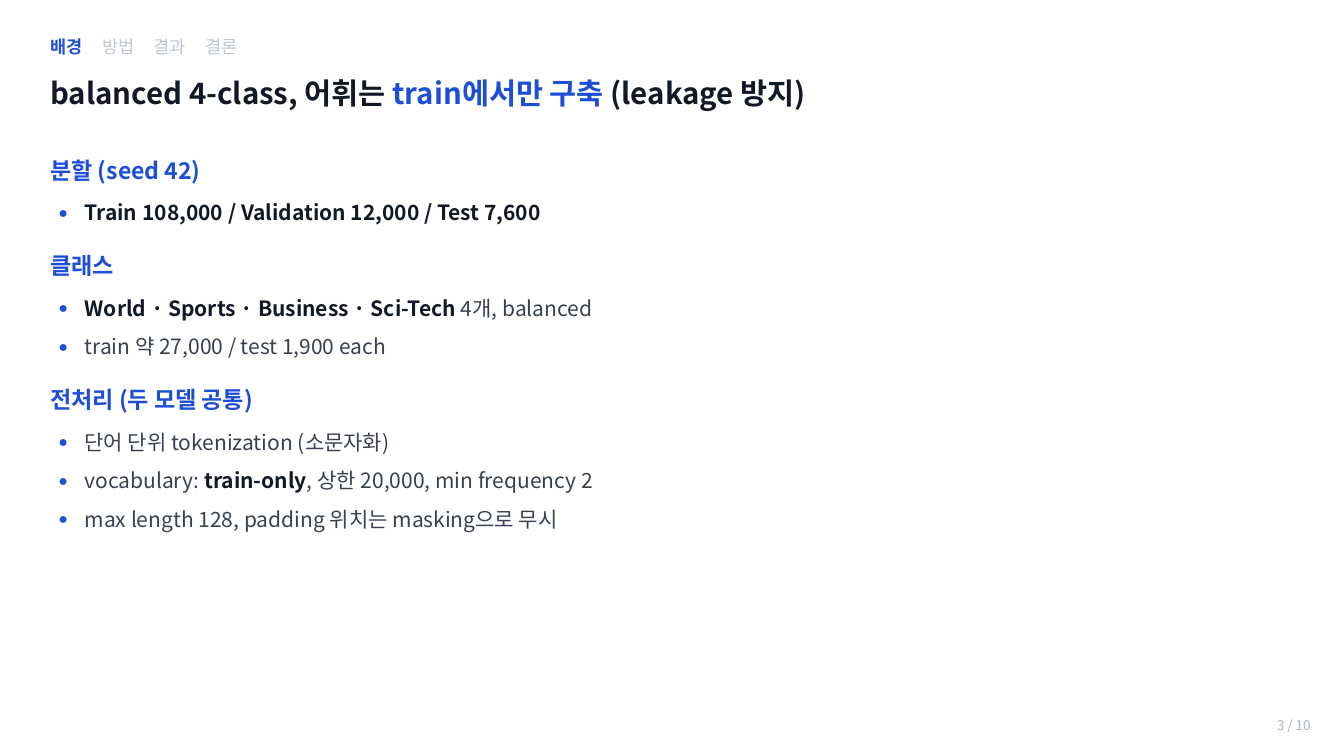
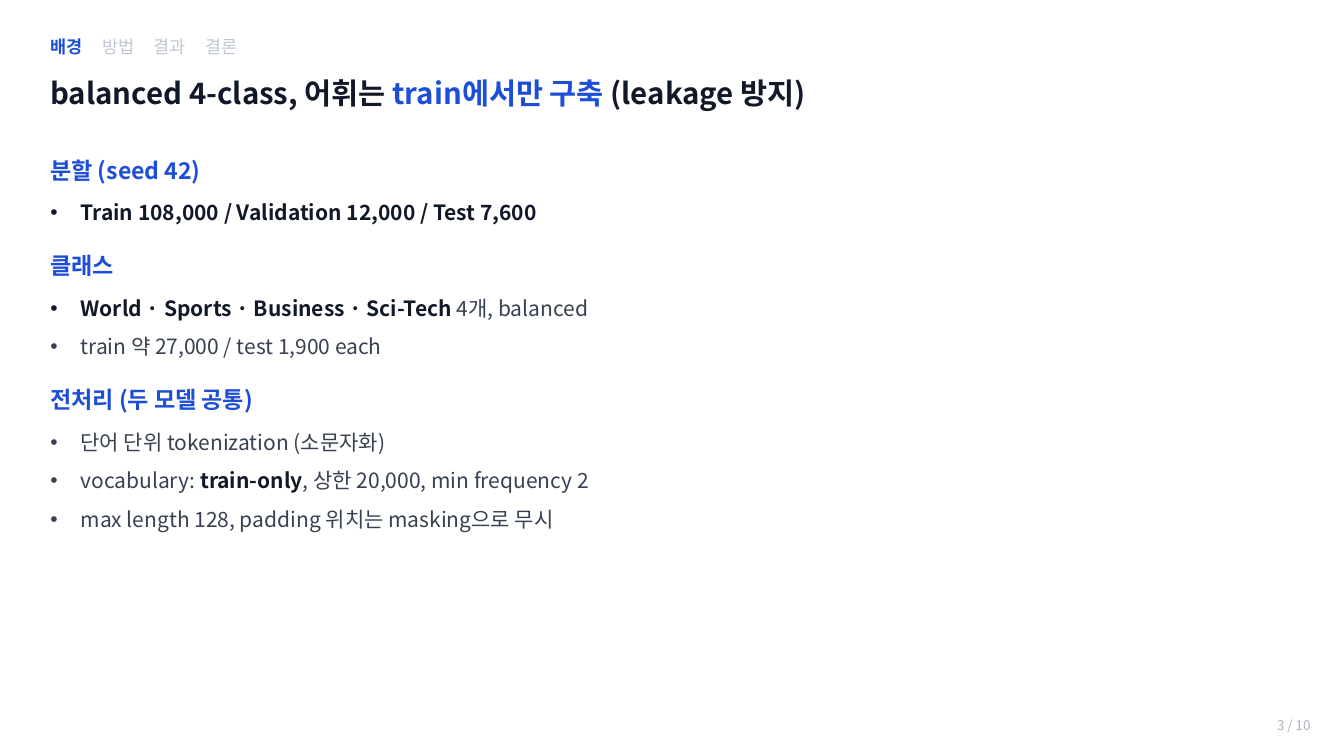
Before and after one commit to jihunz/deeplearning2, a slide deck: slide 3 of term-project-lstm-vs-transformer-agnews/deliverables/5_presentation_v2.pptx. Drawn at 1344x756 pixels with LibreOffice and Linux fonts; fonts in the diff are those of the drawing. Boxes give left, top, right and bottom in pixels: in the first picture for what was removed or moved away, otherwise in the second. Text is boxed around its words. In the diff, an @@ line names an element or a change of style, - is before the commit and + after.

```diff
--- a/term-project-lstm-vs-transformer-agnews/deliverables/5_presentation_v2.pptx
+++ b/term-project-lstm-vs-transformer-agnews/deliverables/5_presentation_v2.pptx
@@ text at (81, 203, 589, 532): bullet ● to • @@
```
Also in this commit, not shown: 8 other slides changed, 1 other file.
